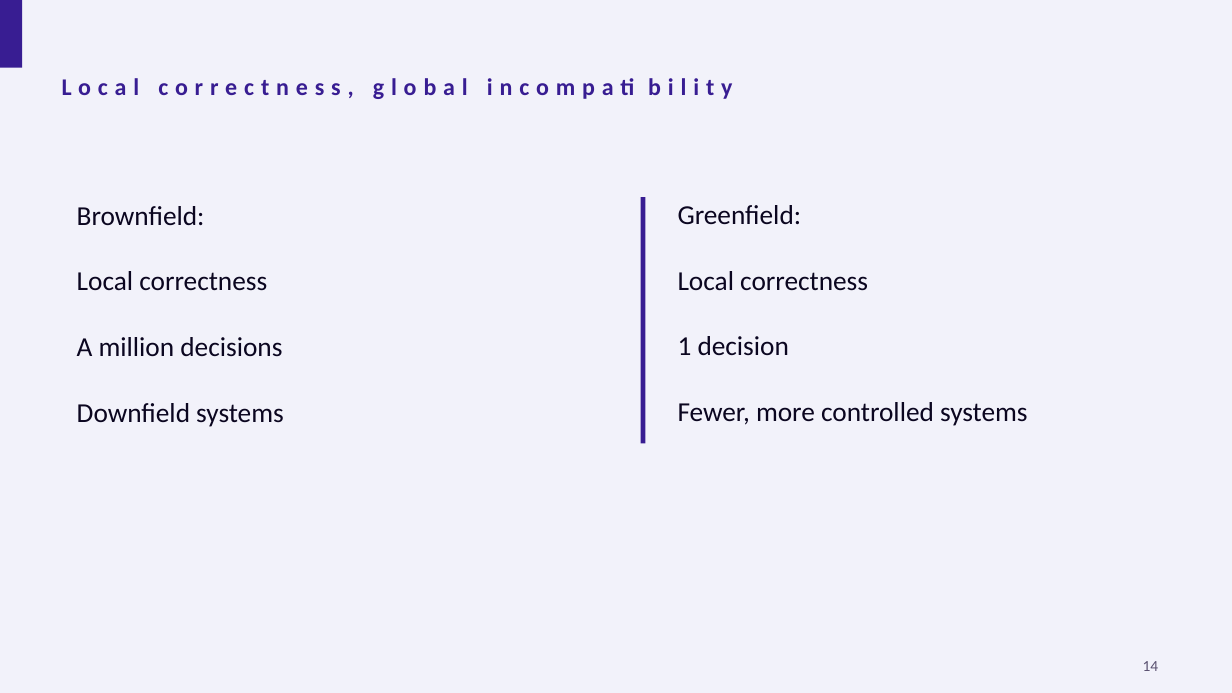
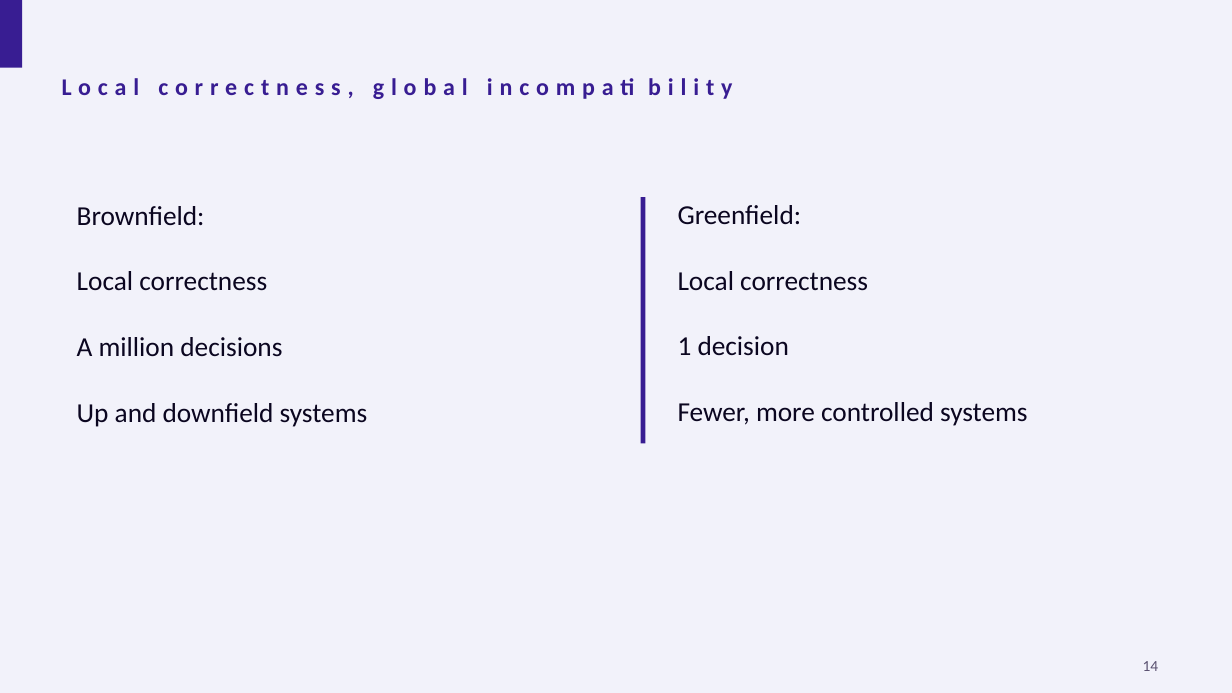
Before and after one commit to CommonDialog/Presentations, a slide deck: slide 14 of SoftEd/BrownfieldVsGreenfield/Greenfield vs Brownfield.pptx [Autosaved].pptx. Drawn at 1232x693 pixels with LibreOffice and Linux fonts; fonts in the diff are those of the drawing. Boxes give left, top, right and bottom in pixels: in the first picture for what was removed or moved away, otherwise in the second. Text is boxed around its words. In the diff, an @@ line names an element or a change of style, - is before the commit and + after.

```diff
--- a/SoftEd/BrownfieldVsGreenfield/Greenfield vs Brownfield.pptx [Autosaved].pptx
+++ b/SoftEd/BrownfieldVsGreenfield/Greenfield vs Brownfield.pptx [Autosaved].pptx
@@ text at box(77, 403, 368, 427): text changed @@
-Downfield systems
+Up and downfield systems
```
Also in this commit, not shown: 13 other slides changed.
